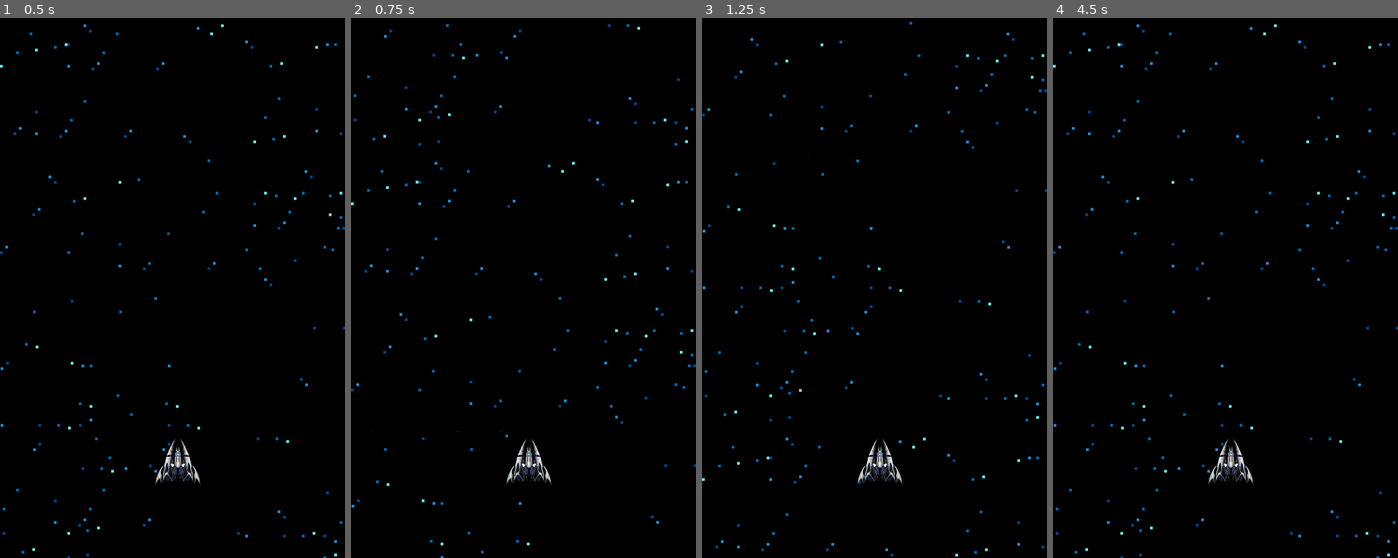
Above: before the commit, frames 1-4 (left to right).
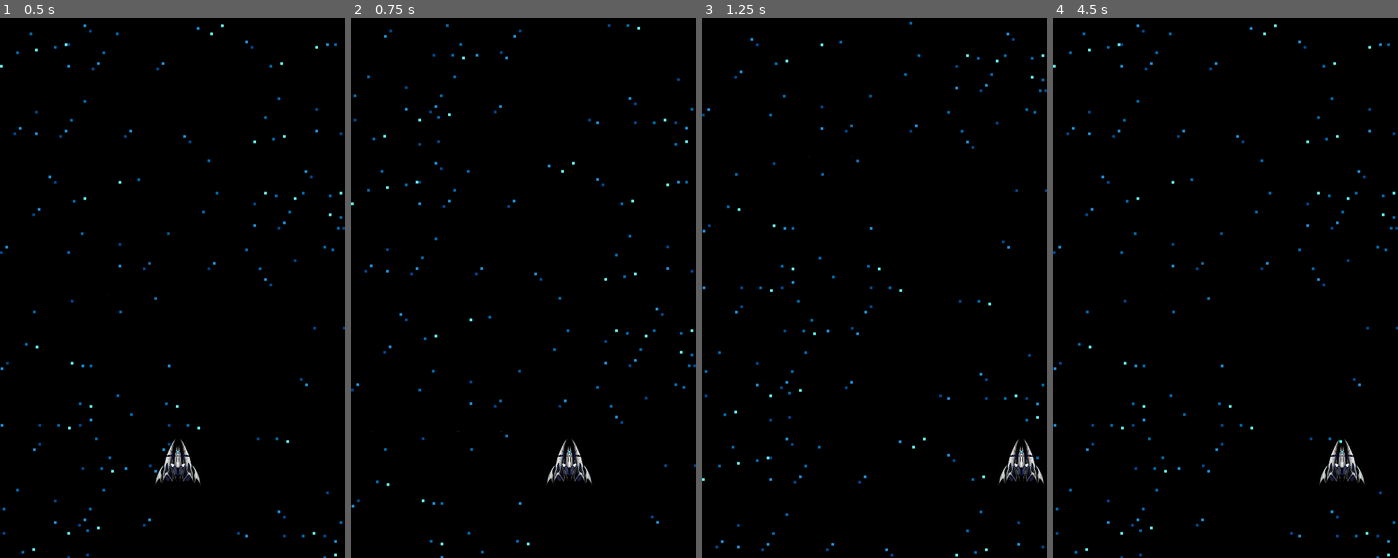
Above: after the commit, the same moments.

Repository: tiagoskaterock/godot-nave2d
Game: Godot game, scene res://scenes/Game.tscn
Same seed, same stepped clock (60 frames per second), same inputs: the game is played once before the commit and once after it.
Inputs:
- Up to frame 1 (0.5 s): no input
- Up to frame 2 (0.75 s): hold D (go_right, bound only after the commit) from 0.53 s (still down); tap Keypad 2 (shoot, bound only after the commit) at 0.6 s
- Up to frame 3 (1.25 s): keep holding D (go_right, bound only after the commit)
- Up to frame 4 (4.5 s): release D (go_right, bound only after the commit) at 1.28 s; hold S (go_down, bound only after the commit) 1.28-2.03 s; tap Keypad 2 (shoot, bound only after the commit) every 0.75 s from 1.35 to 4.35 s; hold D (go_right, bound only after the commit) 2.03-2.78 s; hold W (go_up, bound only after the commit) 2.78-3.53 s; hold A (go_left, bound only after the commit) from 3.53 s (still down)

Frame 1 is identical in both runs. In frame 2, 0.8% of the frame differs, in the area x 44-70%, y 78-87%; in frame 3, 0.8%, in the area x 44-100%, y 78-87%; in frame 4, 0.8%.

Commit message:
133. Movimentação da nave

Diff:
--- a/project.godot
+++ b/project.godot
@@ -28,6 +28,34 @@
 
 common/drop_mouse_on_gui_input_disabled=true
 
+[input]
+
+go_left={
+"deadzone": 0.5,
+"events": [ Object(InputEventKey,"resource_local_to_scene":false,"resource_name":"","device":0,"alt":false,"shift":false,"control":false,"meta":false,"command":false,"pressed":false,"scancode":0,"physical_scancode":65,"unicode":0,"echo":false,"script":null)
+ ]
+}
+go_right={
+"deadzone": 0.5,
+"events": [ Object(InputEventKey,"resource_local_to_scene":false,"resource_name":"","device":0,"alt":false,"shift":false,"control":false,"meta":false,"command":false,"pressed":false,"scancode":0,"physical_scancode":68,"unicode":0,"echo":false,"script":null)
+ ]
+}
+go_up={
+"deadzone": 0.5,
+"events": [ Object(InputEventKey,"resource_local_to_scene":false,"resource_name":"","device":0,"alt":false,"shift":false,"control":false,"meta":false,"command":false,"pressed":false,"scancode":0,"physical_scancode":87,"unicode":0,"echo":false,"script":null)
+ ]
+}
+go_down={
+"deadzone": 0.5,
+"events": [ Object(InputEventKey,"resource_local_to_scene":false,"resource_name":"","device":0,"alt":false,"shift":false,"control":false,"meta":false,"command":false,"pressed":false,"scancode":0,"physical_scancode":83,"unicode":0,"echo":false,"script":null)
+ ]
+}
+shoot={
+"deadzone": 0.5,
+"events": [ Object(InputEventKey,"resource_local_to_scene":false,"resource_name":"","device":0,"alt":false,"shift":false,"control":false,"meta":false,"command":false,"pressed":false,"scancode":0,"physical_scancode":16777352,"unicode":0,"echo":false,"script":null)
+ ]
+}
+
 [physics]
 
 common/enable_pause_aware_picking=true
--- a/scenes/Player.tscn
+++ b/scenes/Player.tscn
@@ -1,9 +1,11 @@
-[gd_scene load_steps=2 format=2]
+[gd_scene load_steps=3 format=2]
 
 [ext_resource path="res://recursos/player.png" type="Texture" id=1]
+[ext_resource path="res://scenes/scripts/Player.gd" type="Script" id=2]
 
 [node name="Player" type="KinematicBody2D"]
 scale = Vector2( 0.3, 0.3 )
+script = ExtResource( 2 )
 
 [node name="Sprite" type="Sprite" parent="."]
 texture = ExtResource( 1 )
--- /dev/null
+++ b/scenes/scripts/Player.gd
@@ -0,0 +1,18 @@
+extends KinematicBody2D
+
+var SPEED = 300
+
+func _ready():
+	pass
+
+func _process(delta):
+	var dir = Vector2.ZERO
+	dir.x = Input.get_action_strength("go_right") - Input.get_action_strength("go_left")
+	dir.y = Input.get_action_strength("go_down") - Input.get_action_strength("go_up")
+	move_and_slide(dir * SPEED * delta * 60)
+
+func check_movement(delta):
+	pass
+
+	if Input.is_action_just_pressed("shoot"):
+		print('shoot')
